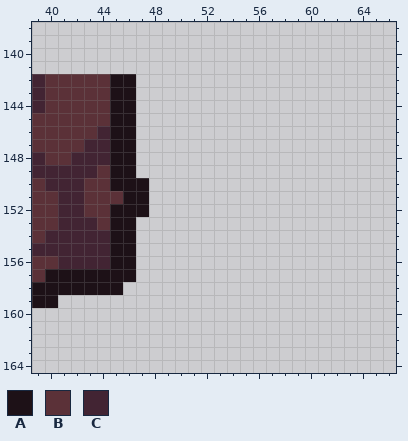
File history of a pixel-art file, sprites/golden_grove_tileset.aseprite. This is how it looked before the edit.
224x192 pixels, 1 frame. Shown: x 39..66, y 138..164.
Visible layers, top first: "Decorations", "Roof", "Wall", "Floor Decorations", "Shadow Decorations" opacity 25%, "Shadow" opacity 25%, "Floor", "Colors".
Palette (. is transparent): A #1d1117  B #5b3138  C #422433
Pixels before, first column x 39:
142 CBBBBBAA.
143 CBBBBBAA.
144 CBBBBBAA.
145 BBBBBBAA.
146 BBBBBCAA.
147 BBBBCCAA.
148 CBBCCCAA.
149 CCCCCBAA.
150 BCCCBBAAA
151 BBCCBBBAA
152 BBCCBBAAA
153 BBCCCBAA.
154 BCCCCCAA.
155 CCCCCCAA.
156 BBCCCCAA.
157 BAAAAAAA.
158 AAAAAAA..
159 AA.......
The result:
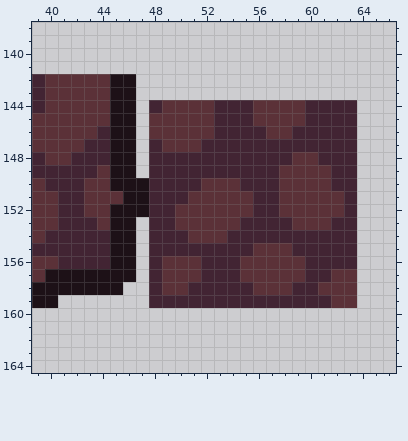
From old to new:
Changed rows in their new state; - is an unchanged pixel.
Layer "Wall":
first column x 48:
144 CBBBBCCCBBBBCCCC
145 BBBBBCCCBBBBCCCC
146 BBBBBCCCCBBCCCCC
147 CBBBCCCCCCCCCCCC
148 CCCCCCCCCCCBBCCC
149 CCCCCCCCCCBBBBCC
150 CCCCBBBCCCBBBBCC
151 CCCBBBBBCCBBBBBC
152 CCBBBBBBCCBBBBBC
153 CCBBBBBCCCCBBBCC
154 CCCBBBCCCCCCCCCC
155 CCCCCCCCBBBCCCCC
156 CBBBCCCBBBBBCCCC
157 CBBBCCCBBBBBCCBB
158 CBBCCCCCBBBCCBBB
159 CCCCCCCCCCCCCCBB
Where, in picture pixels (left, top, right, bottom), the same in both pictures:
added: (149, 100, 357, 308)
